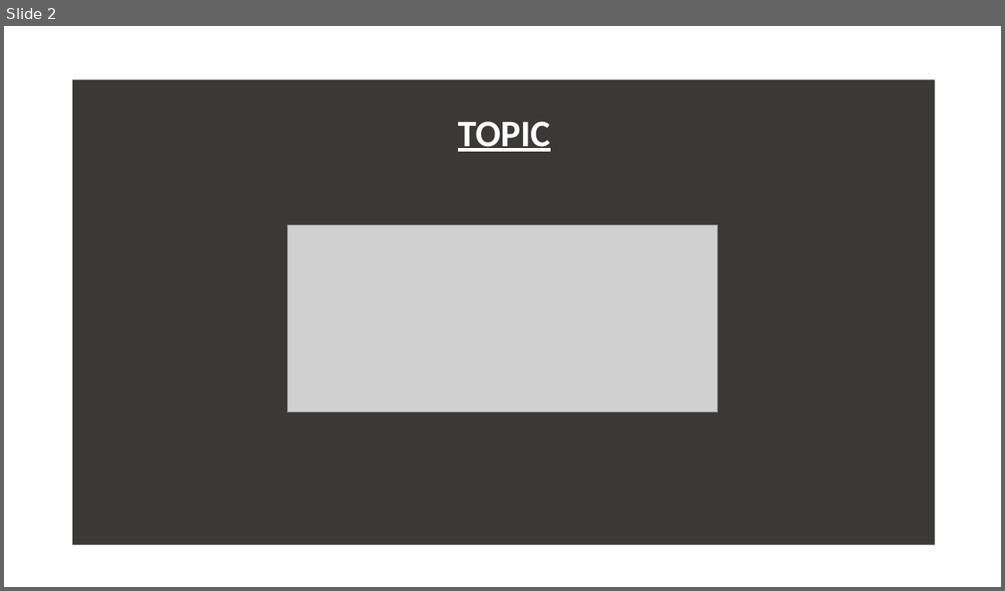
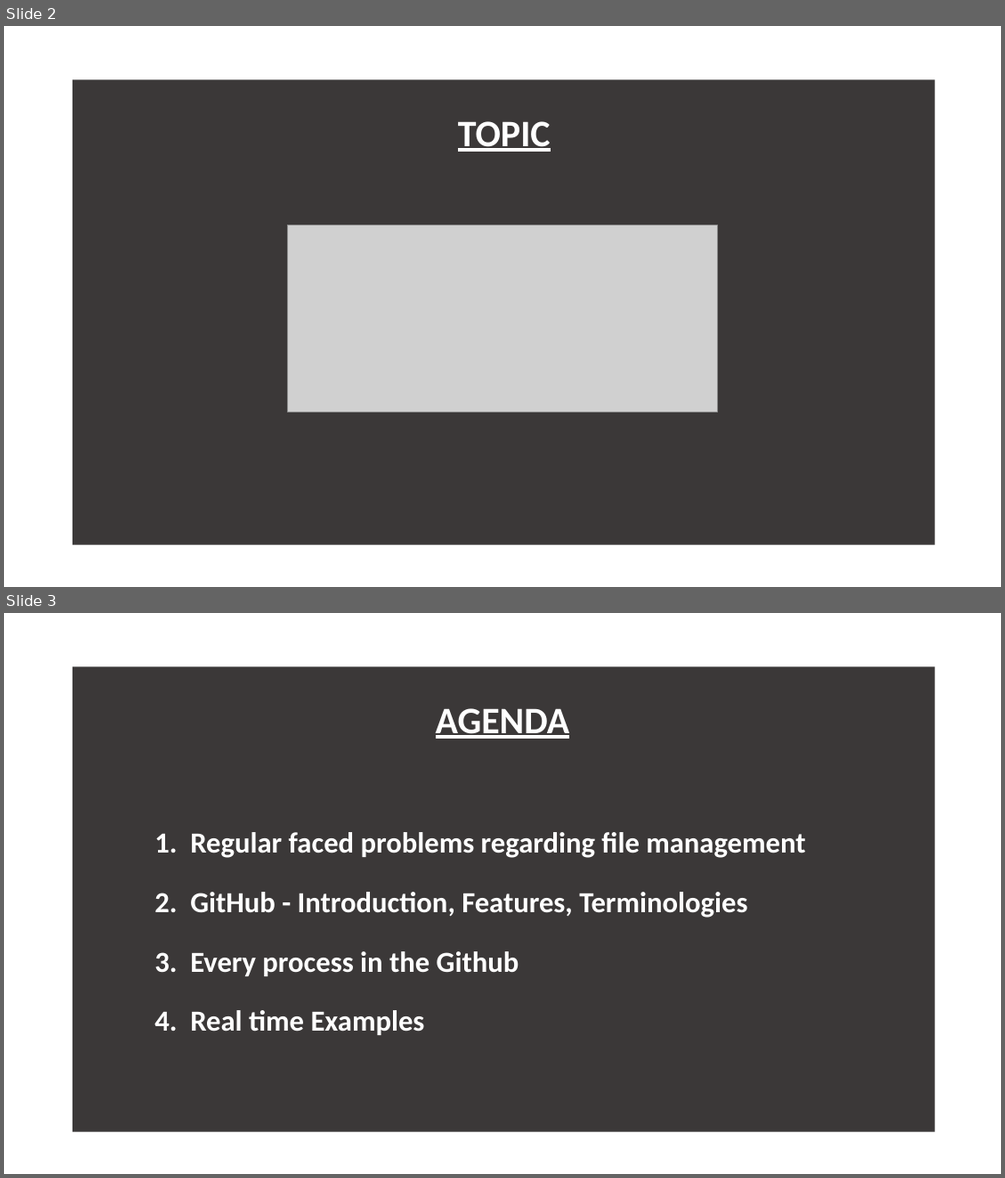
Before and after one commit to ATE186-Murali/PPT, a slide deck: GitHub.pptx. Shown one above the other, each under a label of ours: slide 2 before the commit, slides 2 and 3 after it. The pictures are 1005x591 and 1005x1178 pixels, drawn with LibreOffice and Linux fonts; fonts in the diff are those of the drawing; grey boxes stand for pictures. Boxes give left, top, right and bottom in pixels: in the first picture for what was removed or moved away, otherwise in the second. Text is boxed around its words. In the diff, an @@ line names an element or a change of style, - is before the commit and + after.

```diff
--- a/GitHub.pptx
+++ b/GitHub.pptx
@@ slide 3 added at [4, 613, 1001, 1174], background #FFFFFF @@
@@ subtitle added at [73, 666, 935, 1132], fill #3B3838, 28 pt, text #FFFFFF, bold @@
+AGENDA
+1. Regular faced problems regarding file management
+2. GitHub - Introduction, Features, Terminologies
+3. Every process in the Github
+4. Real time Examples
```
